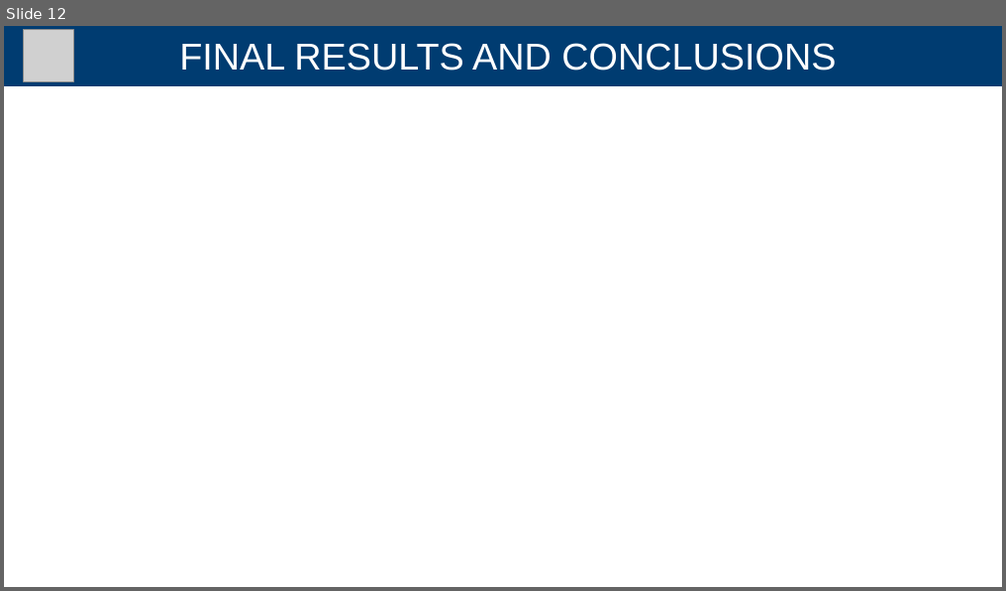
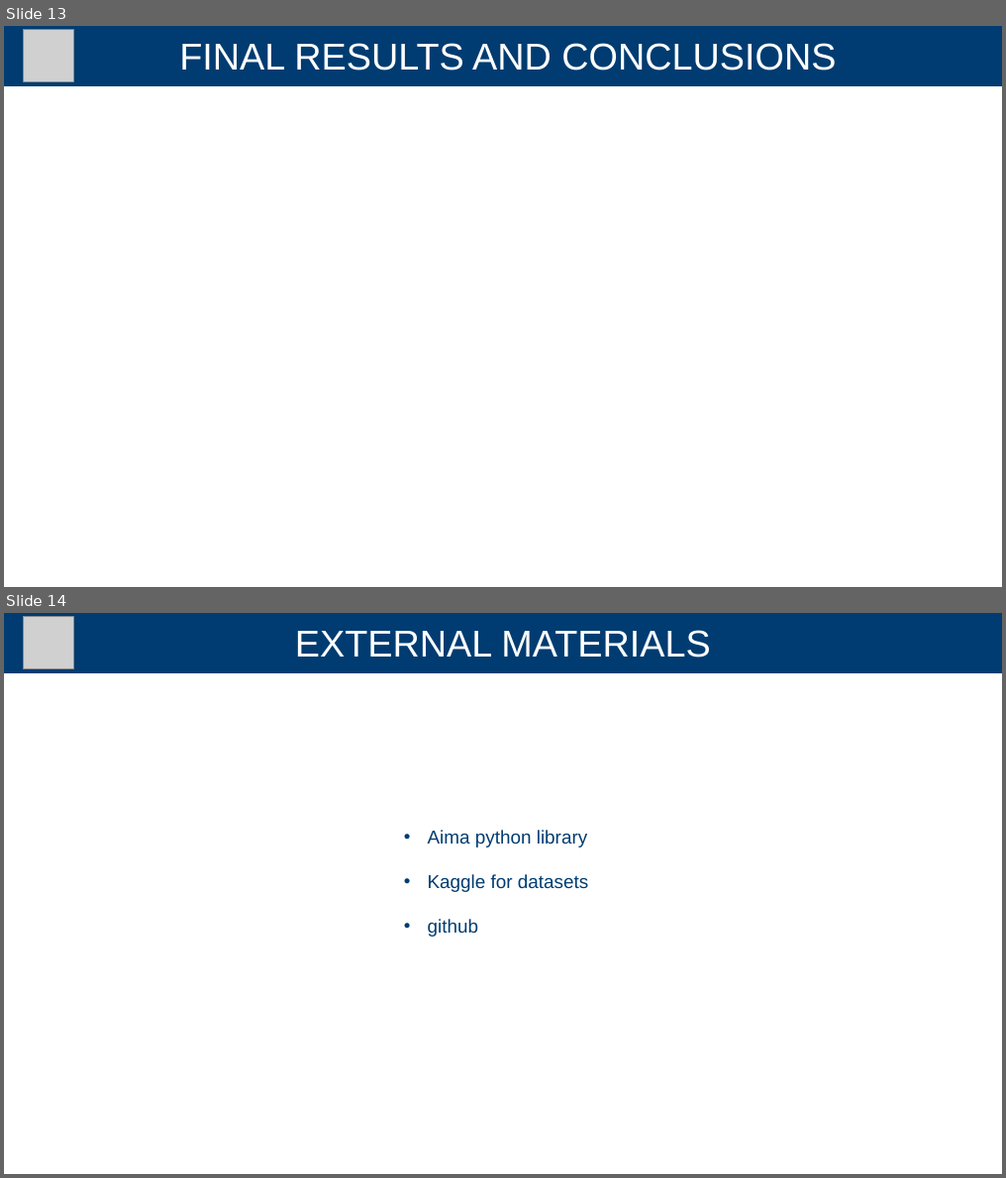
Before and after one commit to andreaTufo/FootballBettingDetectionSystem, a slide deck: presentation/presentation.pptx. Shown one above the other, each under a label of ours: slide 12 before the commit, slides 13 and 14 after it. The pictures are 1006x591 and 1006x1178 pixels, drawn with LibreOffice and Linux fonts; fonts in the diff are those of the drawing; grey boxes stand for pictures. Boxes give left, top, right and bottom in pixels: in the first picture for what was removed or moved away, otherwise in the second. Text is boxed around its words. In the diff, an @@ line names an element or a change of style, - is before the commit and + after.

```diff
--- a/presentation/presentation.pptx
+++ b/presentation/presentation.pptx
@@ slide 14 added at <box>4,613,1002,1174</box>, background #FFFFFF @@
@@ rectangle added at <box>4,613,1002,672</box>, fill #003C71, outline #003C71 1 pt @@
@@ picture added at <box>23,617,73,668</box> @@
@@ title added at <box>295,630,710,658</box>, 36 pt, text #FFFFFF @@
+EXTERNAL MATERIALS
@@ text added at <box>428,830,588,937</box>, 18 pt, text #003C71 @@
+• Aima python library
+• Kaggle for datasets
+• github
@@ what was slide 12 is now slide 13 @@
```
Also in this commit, not shown: 7 slides changed, 1 other slide added.
